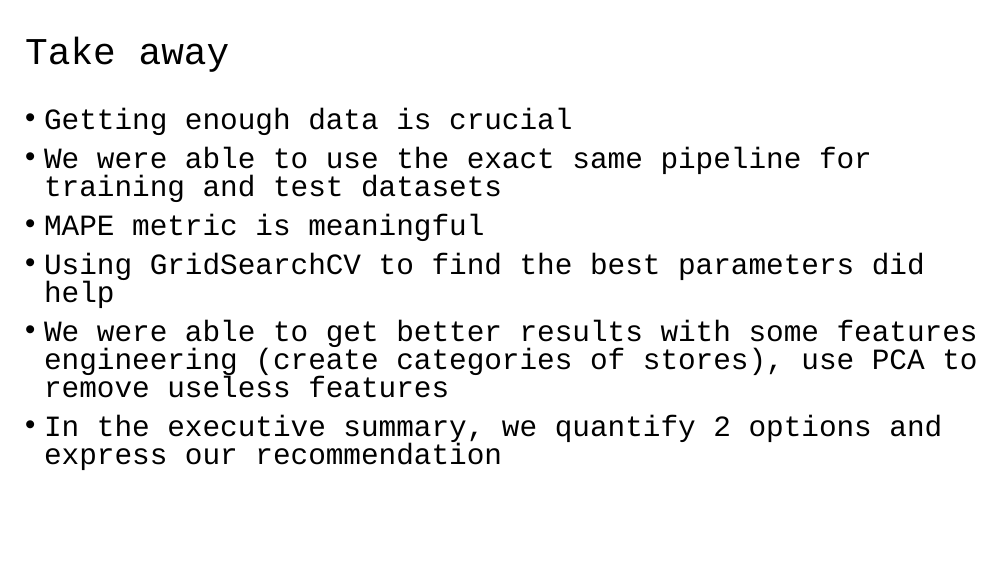
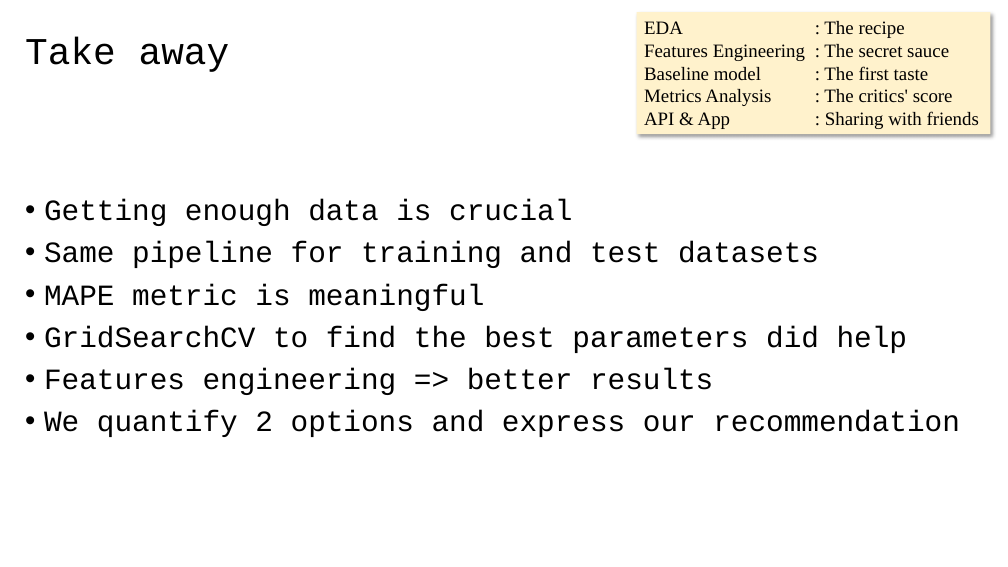
Before and after one commit to 40tude/02_Data-Science_Fullstack_march_2024, a slide deck: slide 10 of 05_supervised_ML/98_Project_Walmart/01_walmart_project.pptx. Drawn at 1008x567 pixels with LibreOffice and Linux fonts; fonts in the diff are those of the drawing. Boxes give left, top, right and bottom in pixels: in the first picture for what was removed or moved away, otherwise in the second. Text is boxed around its words. In the diff, an @@ line names an element or a change of style, - is before the commit and + after.

```diff
--- a/05_supervised_ML/98_Project_Walmart/01_walmart_project.pptx
+++ b/05_supervised_ML/98_Project_Walmart/01_walmart_project.pptx
@@ rectangle added at [637, 12, 991, 135], fill #FFF2CC, 18 pt, text #000000 @@
+EDA : The recipe
+Features Engineering : The secret sauce
+Baseline model : The first taste
+Metrics Analysis : The critics' score
+API & App : Sharing with friends
@@ text at [44, 199, 572, 311]: line spacing 0.8 to 0.9 @@
@@ text at [44, 241, 819, 268]: text changed @@
-• We were able to use the exact same pipeline for training and test datasets
+• Same pipeline for training and test datasets
@@ text at [44, 326, 960, 437]: text changed @@
-• Using GridSearchCV to find the best parameters did help
-• We were able to get better results with some features engineering (create categories of stores), use PCA to remove useless features
-• In the executive summary, we quantify 2 options and express our recommendation
+• GridSearchCV to find the best parameters did help
+• Features engineering => better results
+• We quantify 2 options and express our recommendation
```
Also in this commit, not shown: 6 other files.
